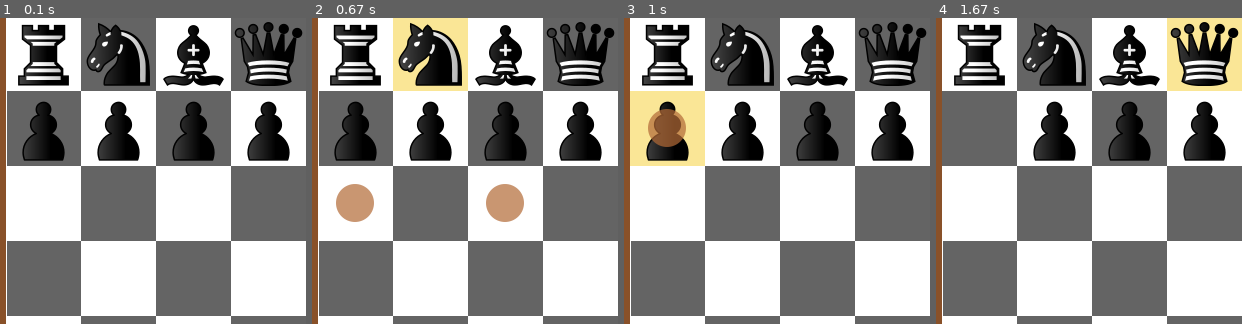
Above: before the commit, frames 1-4 (left to right).
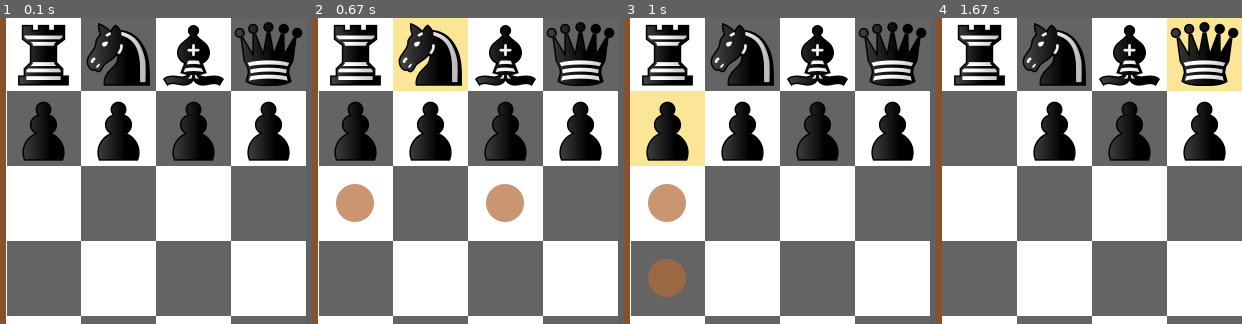
Above: after the commit, the same moments.

Repository: BelGraDev/chess_pygame
Game: pygame game, started from main.py
The game is run twice, just before and just after one commit, with the same random seed, the same clock (stepped at 60 frames per second) and the same inputs.
Inputs (mouse positions are % of the whole screen's width and height, from its top left):
- Up to frame 1 (0.1 s): no input
- Up to frame 2 (0.67 s): click (19, 7) at 0.38 s
- Up to frame 3 (1 s): click (7, 19) at 0.72 s
- Up to frame 4 (1.67 s): click (17, 75) at 1.05 s; click (44, 7) at 1.38 s
The pictures show only the part of the screen within x 0-50%, y 1-51%; the shares and areas given below are measured in that part.

Frames 1-2 are identical in both runs. In frame 3, 3.7% of the frame differs, in the area x 7-21%, y 29-92%; in frame 4, less than 0.1%.

Commit message:
Pawn movement refined

Diff:
--- a/Board/Board.py
+++ b/Board/Board.py
@@ -11,38 +11,38 @@
     def __init__(self):
 
         self.board =  {
-            "a1": Rook("a1", "w", self),
-            "b1": Knight("b1", "w", self),
-            "c1": Bishop("c1", "w", self),
-            "d1": Queen("d1", "w", self),
-            "e1": King("e1", "w", self),
-            "f1": Bishop("f1", "w", self),
-            "g1": Knight("g1", "w", self),
-            "h1": Rook("h1", "w", self),
-            "a2": Pawn("a2", "w", self),
-            "b2": Pawn("b2", "w", self),
-            "c2": Pawn("c2", "w", self),
-            "d2": Pawn("d2", "w", self),
-            "e2": Pawn("e2", "w", self),
-            "f2": Pawn("f2", "w", self),
-            "g2": Pawn("g2", "w", self),
-            "h2": Pawn("h2", "w", self),
-            "a8": Rook("a8", "b", self),
-            "b8": Knight("b8", "b", self),
-            "c8": Bishop("c8", "b", self),
-            "d8": Queen("d8", "b", self),
-            "e8": King("e8", "b", self),
-            "f8": Bishop("f8", "b", self),
-            "g8": Knight("g8", "b", self),
-            "h8": Rook("h8", "b", self),
-            "a7": Pawn("a7", "b", self),
-            "b7": Pawn("b7", "b", self),
-            "c7": Pawn("c7", "b", self),
-            "d7": Pawn("d7", "b", self),
-            "e7": Pawn("e7", "b", self),
-            "f7": Pawn("f7", "b", self),
-            "g7": Pawn("g7", "b", self),
-            "h7": Pawn("h7", "b", self)
+            "a1": Rook("w", self),
+            "b1": Knight("w", self),
+            "c1": Bishop("w", self),
+            "d1": Queen("w", self),
+            "e1": King("w", self),
+            "f1": Bishop("w", self),
+            "g1": Knight("w", self),
+            "h1": Rook("w", self),
+            "a2": Pawn("w", self),
+            "b2": Pawn("w", self),
+            "c2": Pawn("w", self),
+            "d2": Pawn("w", self),
+            "e2": Pawn("w", self),
+            "f2": Pawn("w", self),
+            "g2": Pawn("w", self),
+            "h2": Pawn("w", self),
+            "a8": Rook("b", self),
+            "b8": Knight("b", self),
+            "c8": Bishop("b", self),
+            "d8": Queen("b", self),
+            "e8": King("b", self),
+            "f8": Bishop("b", self),
+            "g8": Knight("b", self),
+            "h8": Rook("b", self),
+            "a7": Pawn("b", self),
+            "b7": Pawn("b", self),
+            "c7": Pawn("b", self),
+            "d7": Pawn("b", self),
+            "e7": Pawn("b", self),
+            "f7": Pawn("b", self),
+            "g7": Pawn("b", self),
+            "h7": Pawn("b", self)
         }
         self.cells = Board_cells(8,8)
 
--- a/Controller/GameController.py
+++ b/Controller/GameController.py
@@ -30,7 +30,7 @@
 
     def unhighlight_cell(self, cell) -> None:
         self.cell_highlighted = None
-        self.chessUI.draw_unhighlight(cell)
+        self.chessUI.draw_empty_cell(cell)
 
     def render_possible_moves(self, cell_name) -> list:
         piece = self.board.board[cell_name]
--- a/Pieces/Bishop.py
+++ b/Pieces/Bishop.py
@@ -4,9 +4,9 @@
 
 class Bishop(Pieces):
 
-    def __init__(self, cell, type, board) -> None:
+    def __init__(self, type, board) -> None:
 
-        super().__init__(cell, type, board)
+        super().__init__(type, board)
         self.image = pygame.image.load(f"Pieces/images/{type}_bishop.png")
 
     def possible_moves(self, cell_name):
--- a/Pieces/King.py
+++ b/Pieces/King.py
@@ -4,9 +4,9 @@
 class King(Pieces):
 
 
-    def __init__(self, cell, type, board) -> None:
+    def __init__(self, type, board) -> None:
 
-        super().__init__(cell, type, board)
+        super().__init__(type, board)
         self.image = pygame.image.load(f"Pieces/images/{type}_king.png")
 
     def possible_moves(self, cell_name):
--- a/Pieces/Knight.py
+++ b/Pieces/Knight.py
@@ -5,9 +5,9 @@
 class Knight(Pieces):
 
 
-    def __init__(self, cell, type, board) -> None:
+    def __init__(self, type, board) -> None:
 
-        super().__init__(cell, type, board)
+        super().__init__(type, board)
         self.image = pygame.image.load(f"Pieces/images/{type}_knight.png")
 
     def possible_moves(self, cell_name) -> list:
--- a/Pieces/Pawn.py
+++ b/Pieces/Pawn.py
@@ -1,13 +1,14 @@
 from .Pieces import Pieces
+from Board.Move import MoveType
 from Utils.Cell_utils import Cell_utils
 import pygame
 
 
 class Pawn(Pieces):
 
-    def __init__(self, cell, type, board) -> None:
+    def __init__(self, type, board) -> None:
 
-        super().__init__(cell, type, board)
+        super().__init__(type, board)
         self.image = pygame.image.load(f"Pieces/images/{type}_pawn.png")
 
     def possible_moves(self, cell_name) -> list:
@@ -15,13 +16,30 @@
         row, column = Cell_utils.map_cell_to_index(cell_name)
 
         possible_moves = []
+
+        direction = 1 if self.type == "w" else -1
+
         for col in range(column - 1, column + 2):
-            move = self.is_next_possible(cell_name, row - 1, col)
+            move = self.is_next_possible(cell_name, row - 1 * direction, col)
             if move:
+                match move.type:
+                    case MoveType.CAPTURE:
+                        if col == column: continue
+                    case _:
+                        if col != column: continue
                 possible_moves.append(move.next_cell)
 
         if not self.has_moved:
-            next_move = Cell_utils.map_index_to_cell(row - 2, column)
-            possible_moves.append(next_move)
+            first_move = self._two_steps_move(cell_name, row - 2 * direction, column)
+            if first_move:
+                possible_moves.append(first_move)
 
         return possible_moves
+
+    def _two_steps_move(self, cell_name, next_row, column) -> str | None:
+
+        move = self.is_next_possible(cell_name, next_row, column)
+        if move.type == MoveType.EMPTY_CELL:
+            return move.next_cell
+
+        return None
--- a/Pieces/Pieces.py
+++ b/Pieces/Pieces.py
@@ -6,8 +6,7 @@
 
 class Pieces(ABC, pygame.Rect):
 
-    def __init__(self, cell, type, board) -> None:
-        self.cell = cell
+    def __init__(self, type, board) -> None:
         self.type = type
         self.board = board
         self.has_moved = False
--- a/Pieces/Queen.py
+++ b/Pieces/Queen.py
@@ -6,9 +6,9 @@
 class Queen(Rook, Bishop):
 
 
-    def __init__(self, cell, type, board) -> None:
+    def __init__(self, type, board) -> None:
 
-        super().__init__(cell, type, board)
+        super().__init__(type, board)
         self.image = pygame.image.load(f"Pieces/images/{type}_queen.png")
 
     def possible_moves(self, cell_name):
--- a/Pieces/Rook.py
+++ b/Pieces/Rook.py
@@ -4,9 +4,9 @@
 
 class Rook(Pieces):
 
-    def __init__(self, cell, type, board) -> None:
+    def __init__(self, type, board) -> None:
 
-        super().__init__(cell, type, board)
+        super().__init__(type, board)
         self.image = pygame.image.load(f"Pieces/images/{type}_rook.png")
 
     def possible_moves(self, cell_name) -> list:
--- a/Render/ChessUI.py
+++ b/Render/ChessUI.py
@@ -69,8 +69,5 @@
     def draw_highlight(self, piece, cell) -> None:
         View_utils.redraw_cell_piece(self.screen, self.HIGHLIGHT_COLOR, piece, cell)
 
-    def draw_unhighlight(self, cell) -> None:
-        View_utils.redraw_cell(self.screen, cell)
-
     def draw_replacement_pieces(self, piece, cell) -> None:
         View_utils.redraw_cell_piece(self.screen, cell.color, piece, cell)
